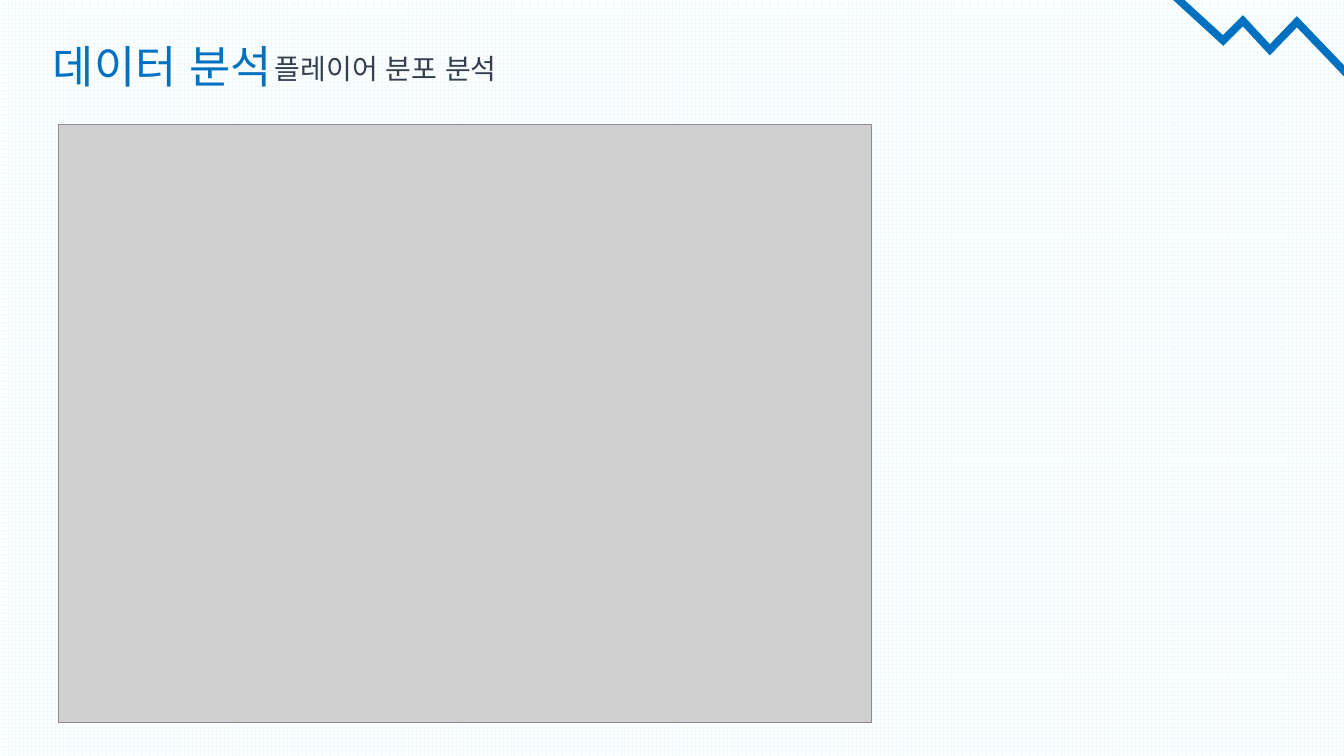
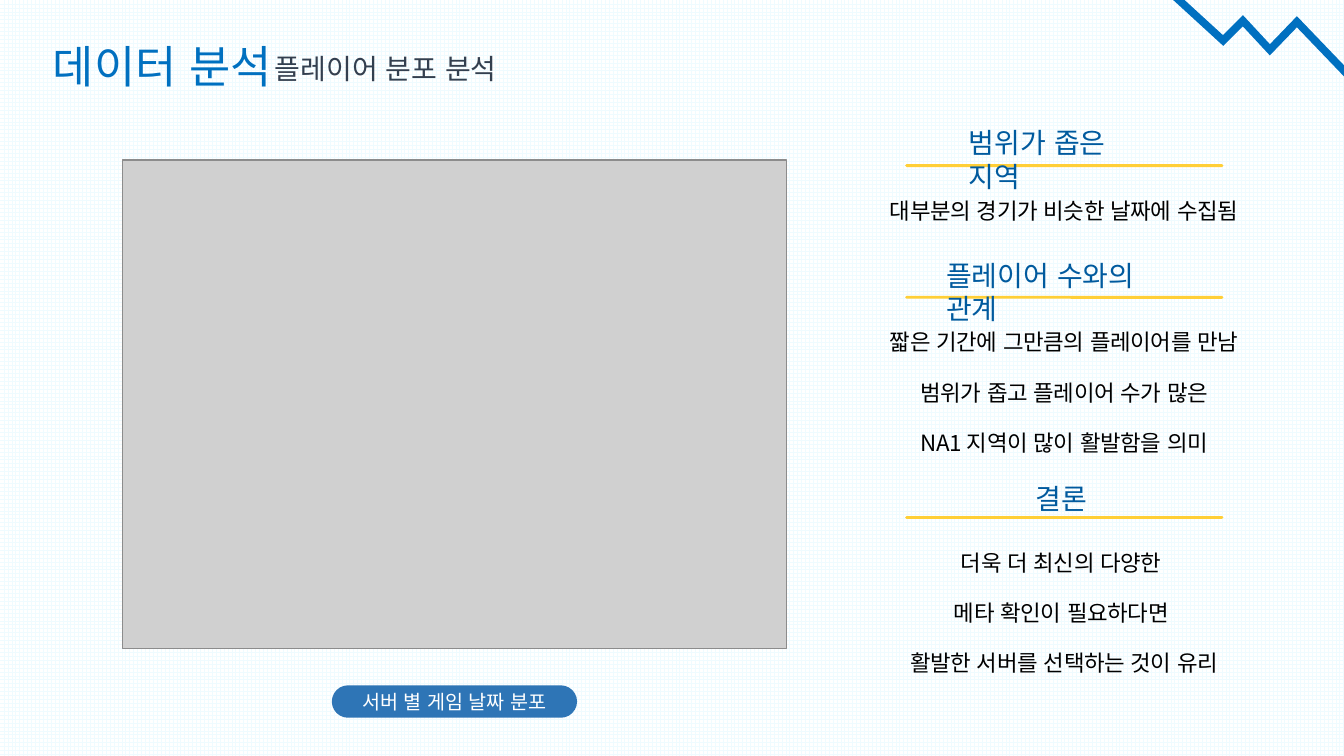
Before and after one commit to tooha289/TeamFightTactics, a slide deck: slide 10 of document/데이터 분석(시각화)/TFT 게임 전 서버 Top10 플레이어 매치 데이터 분석.pptx (slide 11 before the commit). Drawn at 1344x756 pixels with LibreOffice and Linux fonts; fonts in the diff are those of the drawing; grey boxes stand for pictures. Boxes give left, top, right and bottom in pixels: in the first picture for what was removed or moved away, otherwise in the second. Text is boxed around its words. In the diff, an @@ line names an element or a change of style, - is before the commit and + after.

```diff
--- a/document/데이터 분석(시각화)/TFT 게임 전 서버 Top10 플레이어 매치 데이터 분석.pptx
+++ b/document/데이터 분석(시각화)/TFT 게임 전 서버 Top10 플레이어 매치 데이터 분석.pptx
@@ text added at [969, 129, 1106, 189], 20 pt, text #005A9E @@
+범위가 좁은 지역
@@ picture: place and size @@
-picture at [59, 125, 872, 723]
+picture at [122, 160, 786, 649]
@@ line added from (906, 165) to (1222, 165), #FFCF37 2 pt @@
@@ text added at [890, 200, 1238, 221], 16 pt, text #000000 @@
+대부분의 경기가 비슷한 날짜에 수집됨
@@ text added at [946, 262, 1134, 321], 20 pt, text #005A9E @@
+플레이어 수와의 관계
@@ line added from (906, 297) to (1222, 297), #FFCF37 2 pt @@
@@ text added at [890, 331, 1238, 453], 16 pt, text #000000 @@
+짧은 기간에 그만큼의 플레이어를 만남
+범위가 좁고 플레이어 수가 많은
+NA1 지역이 많이 활발함을 의미
@@ text added at [1035, 486, 1087, 517], 20 pt, text #005A9E @@
+결론
@@ line added from (906, 517) to (1222, 517), #FFCF37 2 pt @@
@@ text added at [910, 552, 1218, 673], 16 pt, text #000000 @@
+더욱 더 최신의 다양한
+메타 확인이 필요하다면
+활발한 서버를 선택하는 것이 유리
@@ rounded rectangle added at [332, 686, 577, 718], fill #2E75B6, 14 pt, text #FFFFFF @@
+서버 별 게임 날짜 분포
```
Also in this commit, not shown: 19 other slides changed, 3 slides added, 2 slides removed, 2 other files.
